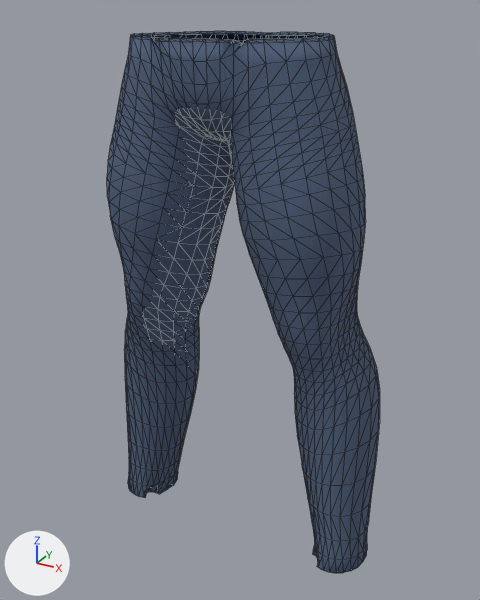
What one commit did to the glTF model client/public/assets/characters/prototype/parts/bottom_jeans_male.glb.
One viewpoint serves both versions: a 50 mm lens placed at (0.501, -0.924, 1.021), pointed at (-0.001, -0.01, 0.564). Lighting does not change. The marker at lower left points along +X, +Y and +Z. The first picture is the older version. Mesh edges are drawn as thin lines.

The first picture shows 'AWD_Bottom_jeans_part'.
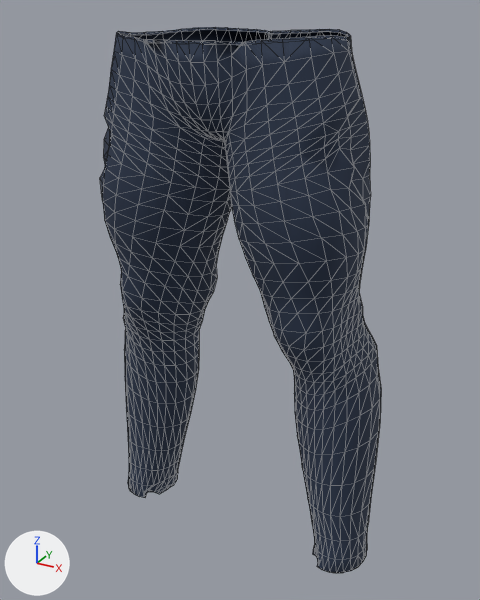
Edits to the bpy script that builds the scene:
```text
Add mat_awd_fabric_denim_jeans:
    mat_awd_fabric_denim_jeans = bpy.data.materials.new('AWD_Fabric_denim_jeans')
    # colours: dark blue #2b3a55
    # uses the picture img_awd_fabric_denim
Change me_awd_bottom_jeans_part:
    used by ob_awd_bottom_jeans_part; location = (0.0, 0.0, 0.0)
    remove me_awd_bottom_jeans_part.from_pydata(...)  # 1417 vertices, 2748 faces; spans x -0.258..0.258, y -0.141..0.107, z 0.103..0.987
    add me_awd_bottom_jeans_part.from_pydata(...)  # 1417 vertices, 2748 faces; spans x -0.258..0.258, y -0.15..0.115, z 0.103..0.992
    me_awd_bottom_jeans_part part 1: 986 of 1417 vertices moved; they spanned x -0.253..0.253, y -0.141..0.107, z 0.363..0.987 and now span x -0.254..0.254, y -0.15..0.115, z 0.363..0.992; mean shift (0.0, 0.0, 0.0); largest move (-0.155, -0.045, 0.963) -> (-0.179, -0.039, 0.967)
    me_awd_bottom_jeans_part part 2: 1469 kept faces spanning x -0.243..0.251, y -0.147..0.115, z 0.363..0.992 get new texture (UV) coordinates
    me_awd_bottom_jeans_part part 3: 2722 faces spanning x -0.258..0.258, y -0.15..0.115, z 0.103..0.992 switch from mat_awd_fabric_denim to mat_awd_fabric_denim_jeans
```

Boxes (x1, y1, x2, y2) around the edits, measured in the pictures (480 x 600 px; the box of a moved part takes in the faces that stretch with it):
'AWD_Bottom_jeans_part', reshaped: before (107, 31, 380, 573); after (100, 27, 381, 573)
part 1 of me_awd_bottom_jeans_part, moved or reshaped: before (121, 32, 380, 477); after (117, 31, 381, 477)
part 2 of me_awd_bottom_jeans_part, surface changed: before (107, 31, 380, 398); after (100, 27, 381, 396)
part 3 of me_awd_bottom_jeans_part, recoloured: before (107, 31, 380, 573); after (100, 27, 381, 573)
